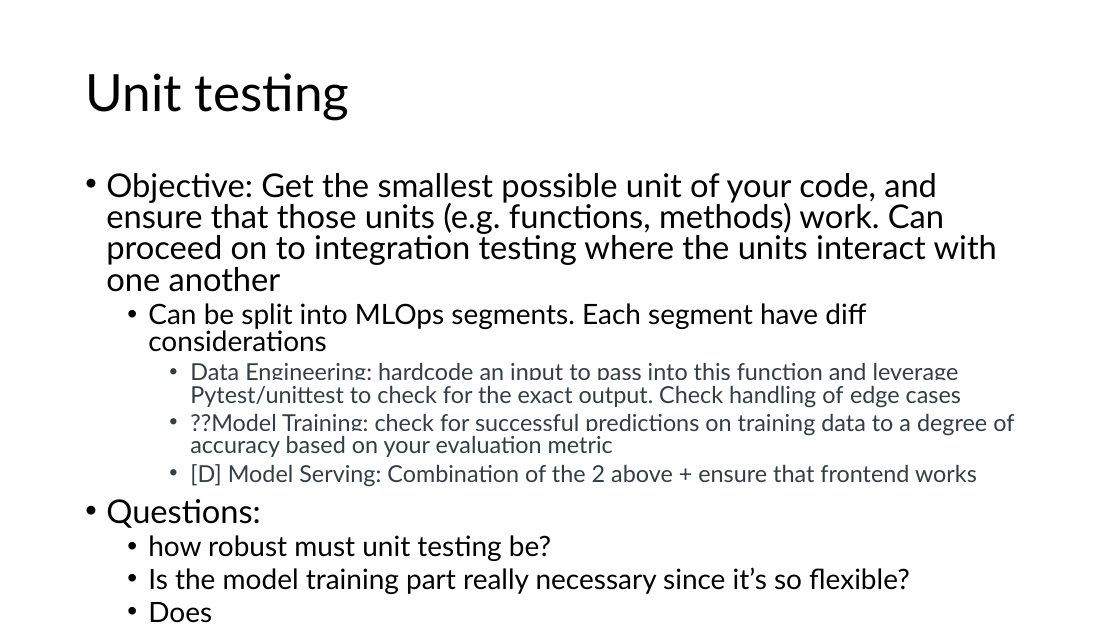
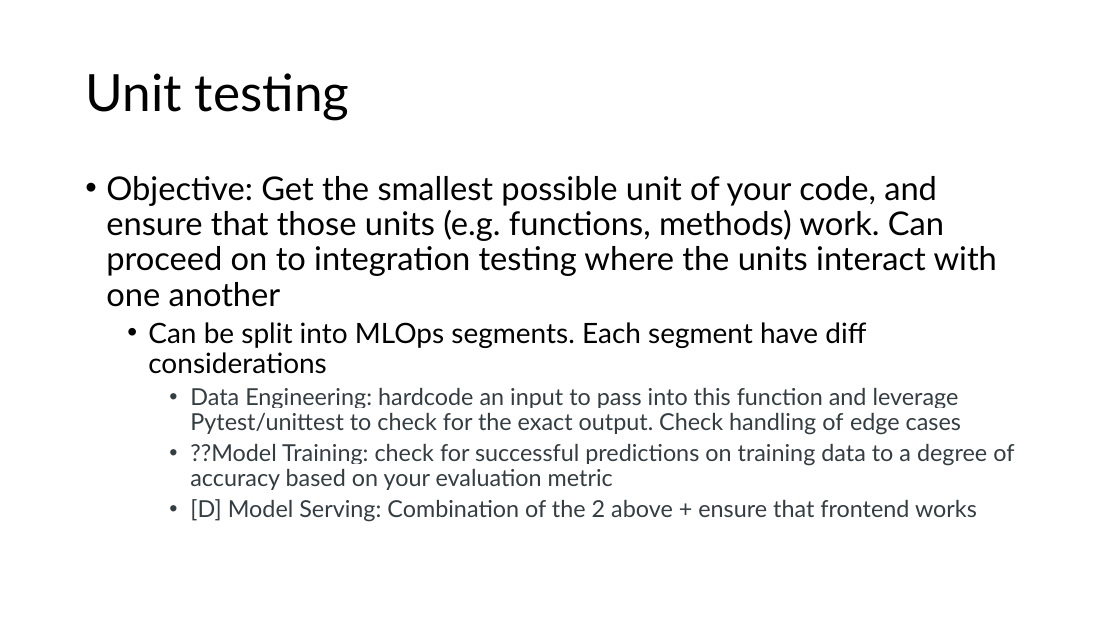
Before and after one commit to ziyu-toh/hdb-resale-prediction, a slide deck: slide 6 of docs/Architecture Overview.pptx (slide 7 before the commit). Drawn at 1120x630 pixels with LibreOffice and Linux fonts; fonts in the diff are those of the drawing. Boxes give left, top, right and bottom in pixels: in the first picture for what was removed or moved away, otherwise in the second. Text is boxed around its words. In the diff, an @@ line names an element or a change of style, - is before the commit and + after.

```diff
--- a/docs/Architecture Overview.pptx
+++ b/docs/Architecture Overview.pptx
@@ text "Objective: Get the smallest possible ..." at bbox=[106, 176, 1014, 522]: line spacing 0.8 to 0.9 @@
@@ text at bbox=[106, 499, 910, 623]: paragraphs removed @@
-• Questions:
-  • how robust must unit testing be?
-  • Is the model training part really necessary since it’s so flexible?
-  • Does
```
Also in this commit, not shown: 5 other slides changed, 2 slides added, 2 slides removed, 4 other files.
